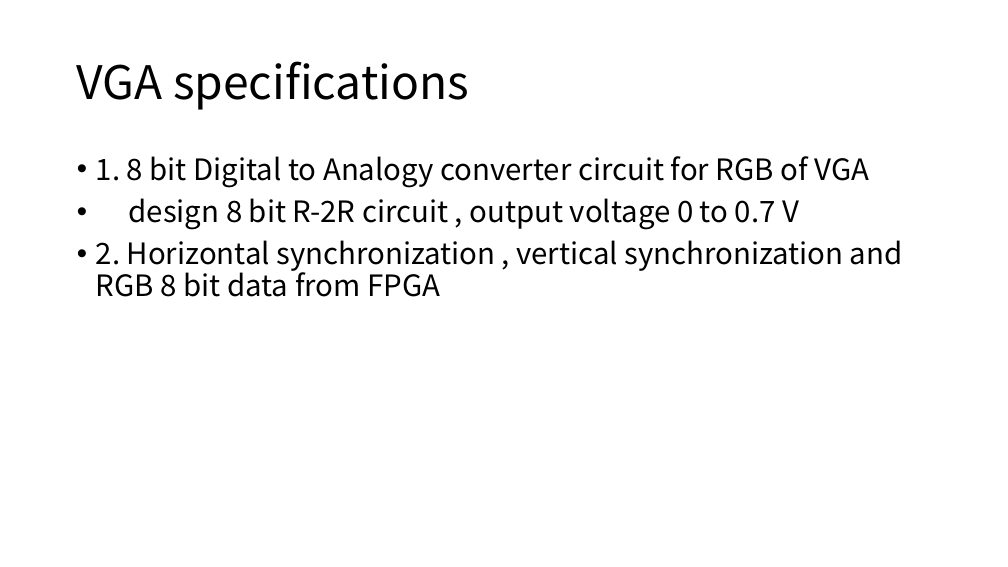
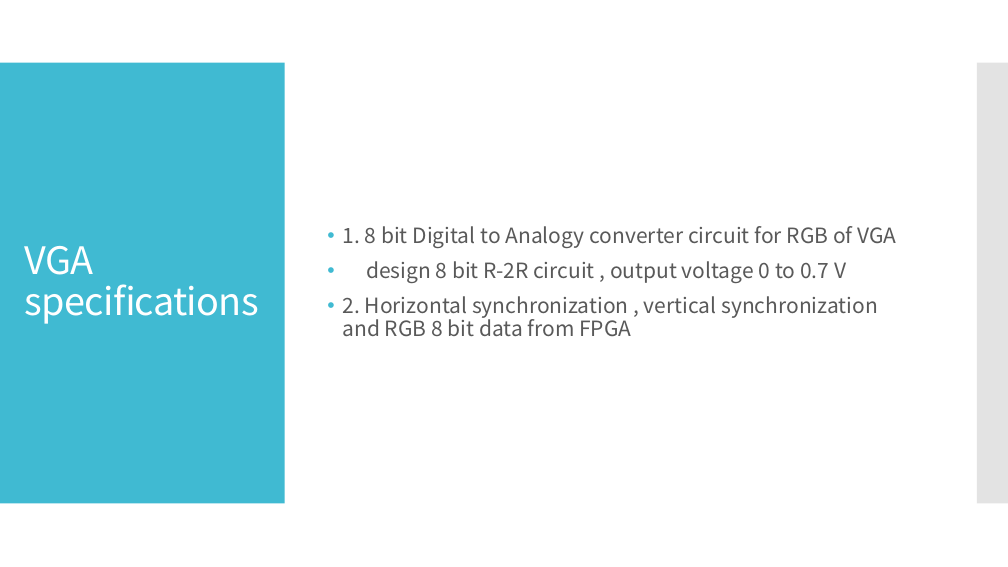
Before and after one commit to BBS86x1023/FPGA-simple-TPU, a slide deck: slide 7 of FPGA Final Project.pptx. Drawn at 1008x567 pixels with LibreOffice and Linux fonts; fonts in the diff are those of the drawing. Boxes give left, top, right and bottom in pixels: in the first picture for what was removed or moved away, otherwise in the second. Text is boxed around its words. In the diff, an @@ line names an element or a change of style, - is before the commit and + after.

Commit message:
FPGA_simpe_tPU

```diff
--- a/FPGA Final Project.pptx
+++ b/FPGA Final Project.pptx
@@ rectangle added at box(0, 63, 285, 504), fill #40BAD2 @@
@@ text "1. 8 bit Digital to ...": place and size @@
-text "1. 8 bit Digital to ..." at box(96, 156, 903, 297)
+text "1. 8 bit Digital to ..." at box(343, 226, 896, 336)
@@ text "1. 8 bit Digital to ..." at box(343, 226, 896, 336): size 28 to 20 pt, text colour #000000 to #595959; indent changed; more space between paragraphs; vertical alignment top to middle @@
@@ rectangle added at box(977, 63, 1008, 504), fill #C8C8C8 at 50% opacity @@
@@ title "VGA specifications": place and size @@
-title "VGA specifications" at box(77, 61, 469, 110)
+title "VGA specifications" at box(25, 246, 259, 324)
@@ title "VGA specifications" at box(25, 246, 259, 324): size 44 to 36 pt, text colour #000000 to #FFFFFF, letter spacing 0 to -0.6 pt @@
```
Also in this commit, not shown: 20 other slides changed, 8 slides added, 7 slides removed.
